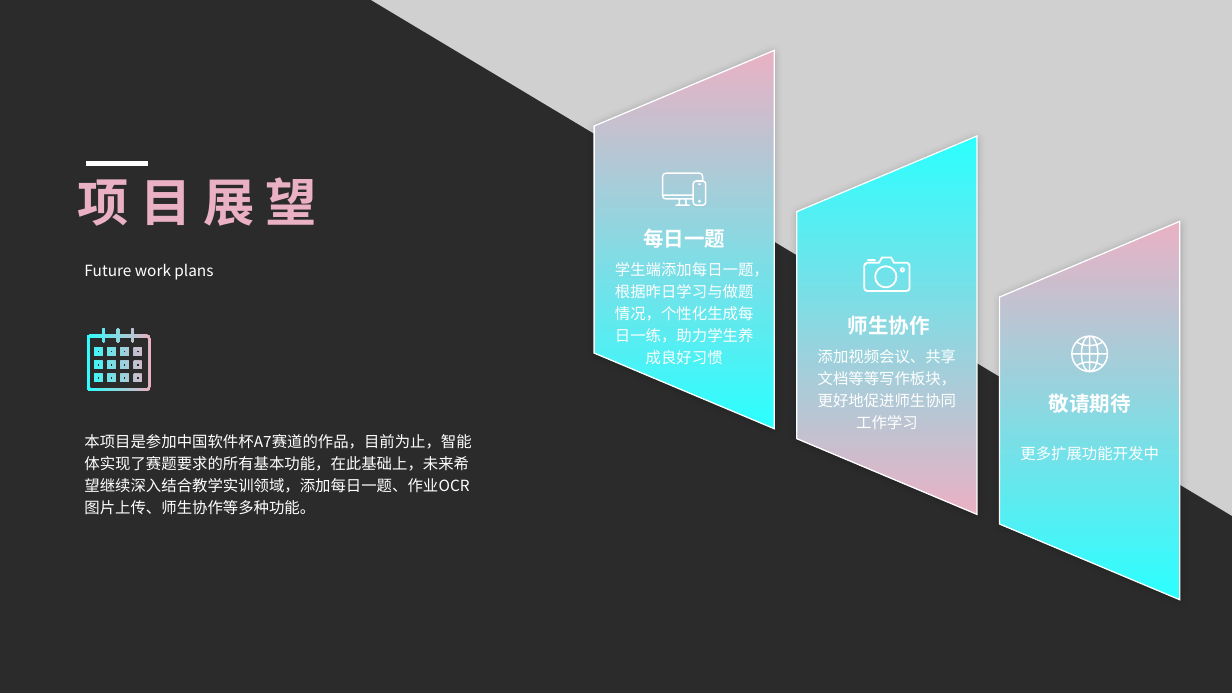
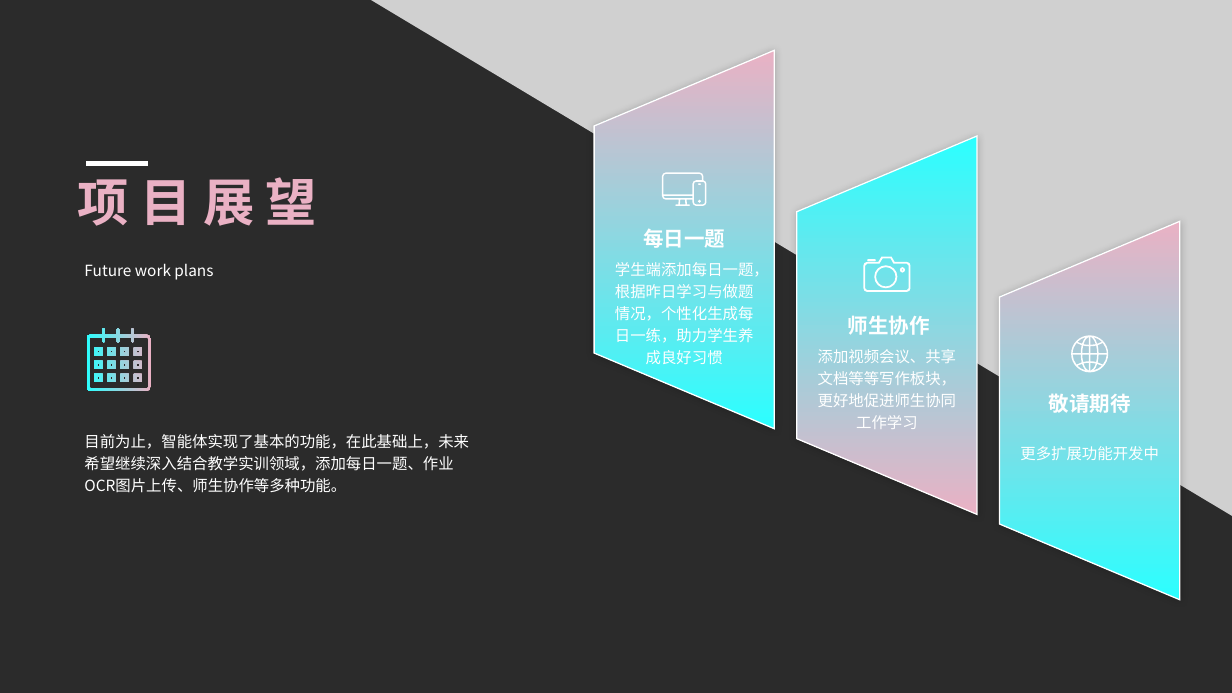
Before and after one commit to HyperKindred/MentorX, a slide deck: slide 19 of docs/实训答辩.pptx. Drawn at 1232x693 pixels with LibreOffice and Linux fonts; fonts in the diff are those of the drawing; grey boxes stand for pictures; background and template pictures are left out; a plain dark background stands for a picture behind light text. Boxes give left, top, right and bottom in pixels: in the first picture for what was removed or moved away, otherwise in the second. Text is boxed around its words. In the diff, an @@ line names an element or a change of style, - is before the commit and + after.

Commit message:
ppt

```diff
--- a/docs/实训答辩.pptx
+++ b/docs/实训答辩.pptx
@@ text at bbox=[84, 434, 469, 493]: text changed @@
-本项目是参加中国软件杯A7赛道的作品，目前为止，智能体实现了赛题要求的所有基本功能，在此基础上，未来希望继续深入结合教学实训领域，添加每日一题、作业OCR图片上传、师生协作等多种功能。
+目前为止，智能体实现了基本的功能，在此基础上，未来希望继续深入结合教学实训领域，添加每日一题、作业OCR图片上传、师生协作等多种功能。
```
Also in this commit, not shown: 2 other slides changed, 1 other file.
